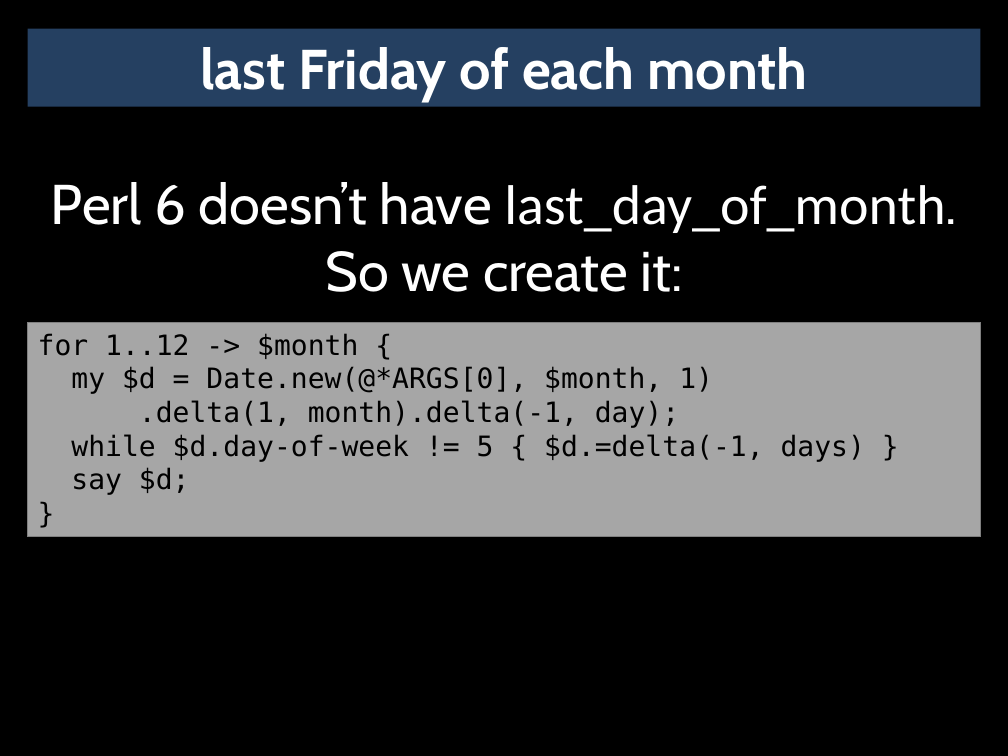
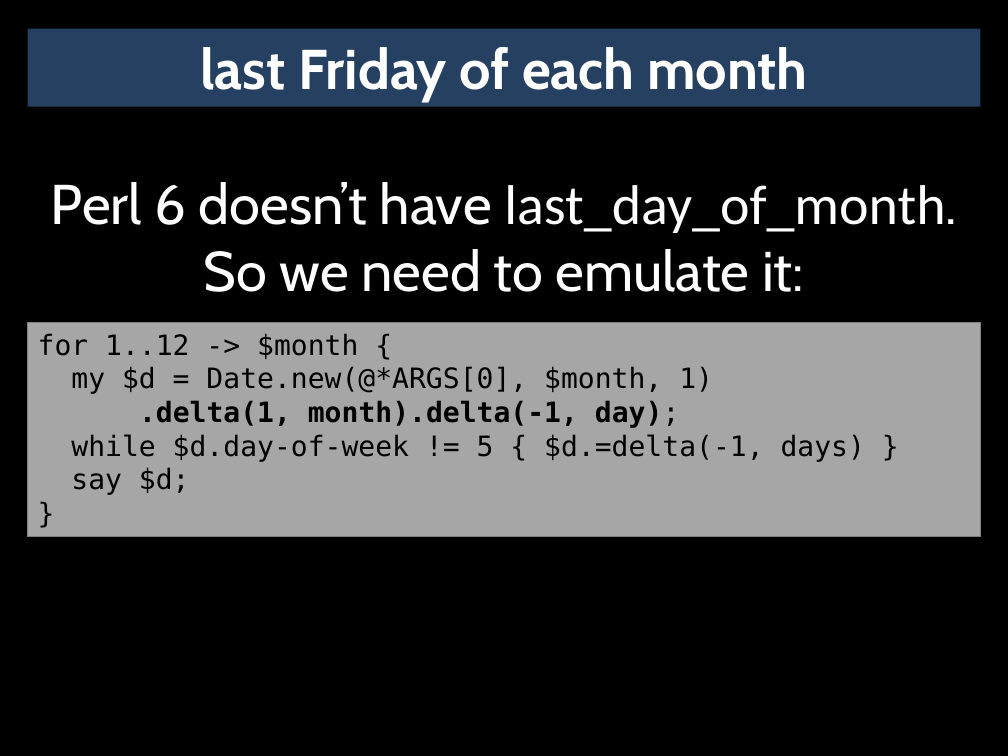
Before and after one commit to masak/talks, a slide deck: slide 34 of czpw-2014-pride-envy/talk.pptx (slide 29 before the commit). Drawn at 1008x756 pixels with LibreOffice and Linux fonts; fonts in the diff are those of the drawing. Boxes give left, top, right and bottom in pixels: in the first picture for what was removed or moved away, otherwise in the second. Text is boxed around its words. In the diff, an @@ line names an element or a change of style, - is before the commit and + after.

```diff
--- a/czpw-2014-pride-envy/talk.pptx
+++ b/czpw-2014-pride-envy/talk.pptx
@@ text at box(51, 182, 957, 292): text changed @@
-Perl 6 doesn’t have last_day_of_month. So we create it:
+Perl 6 doesn’t have last_day_of_month. So we need to emulate it:
@@ text in rectangle at box(139, 400, 680, 428): bold on in ".delta(1, month).delta(-1, day);" @@
```
Also in this commit, not shown: 12 other slides changed, 5 slides added.
